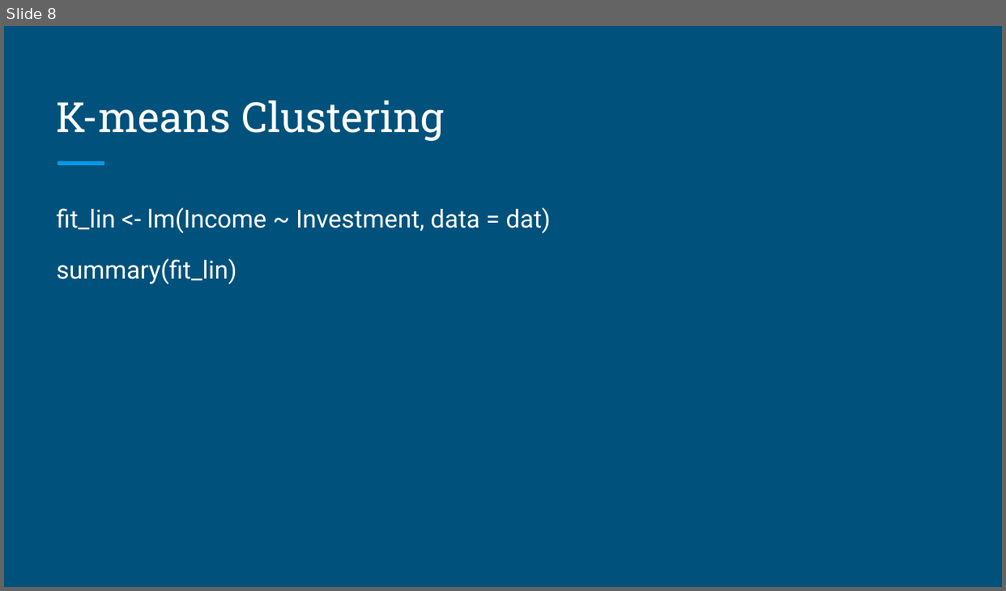
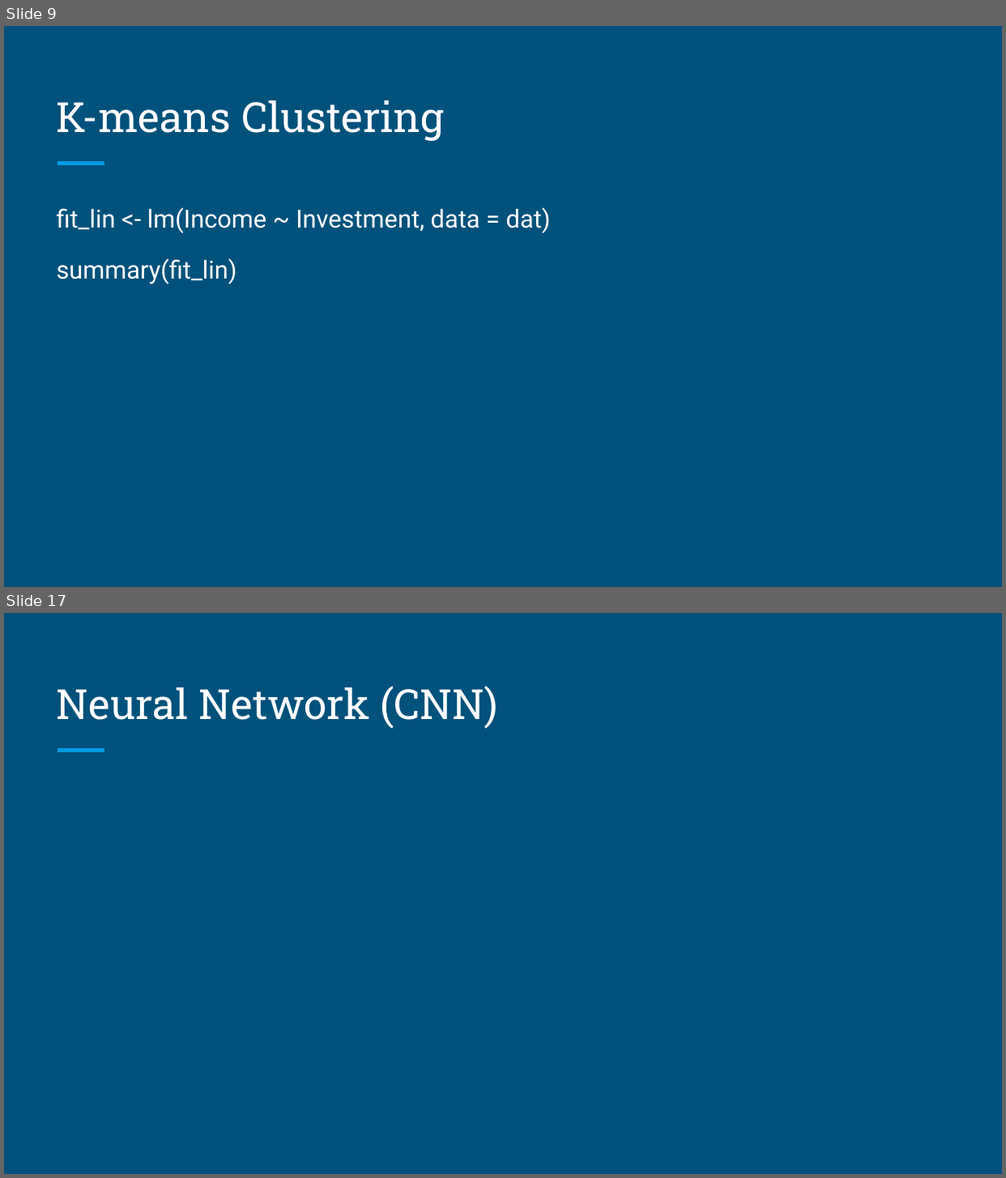
Before and after one commit to brandonyph/APB-Workshop-DataAnalyticsEssentials, a slide deck: Week 7-Model Basics and Building/Week 7-Model Basics and Building.pptx. Shown one above the other, each under a label of ours: slide 8 before the commit, slides 9 and 17 after it; the slides between them are not shown. The pictures are 1006x591 and 1006x1178 pixels, drawn with LibreOffice and Linux fonts; fonts in the diff are those of the drawing. Boxes give left, top, right and bottom in pixels: in the first picture for what was removed or moved away, otherwise in the second. Text is boxed around its words. In the diff, an @@ line names an element or a change of style, - is before the commit and + after.

```diff
--- a/Week 7-Model Basics and Building/Week 7-Model Basics and Building.pptx
+++ b/Week 7-Model Basics and Building/Week 7-Model Basics and Building.pptx
@@ slide 17 added at bbox=[4, 613, 1002, 1174], background #00517C; not listed: 1 template element that a slide beside it also shows @@
@@ title added at bbox=[57, 686, 498, 729], 30 pt, text #FFFFFF @@
+Neural Network (CNN)
@@ what was slide 8 is now slide 9 @@
```
Also in this commit, not shown: 6 slides changed, 7 other slides added.
